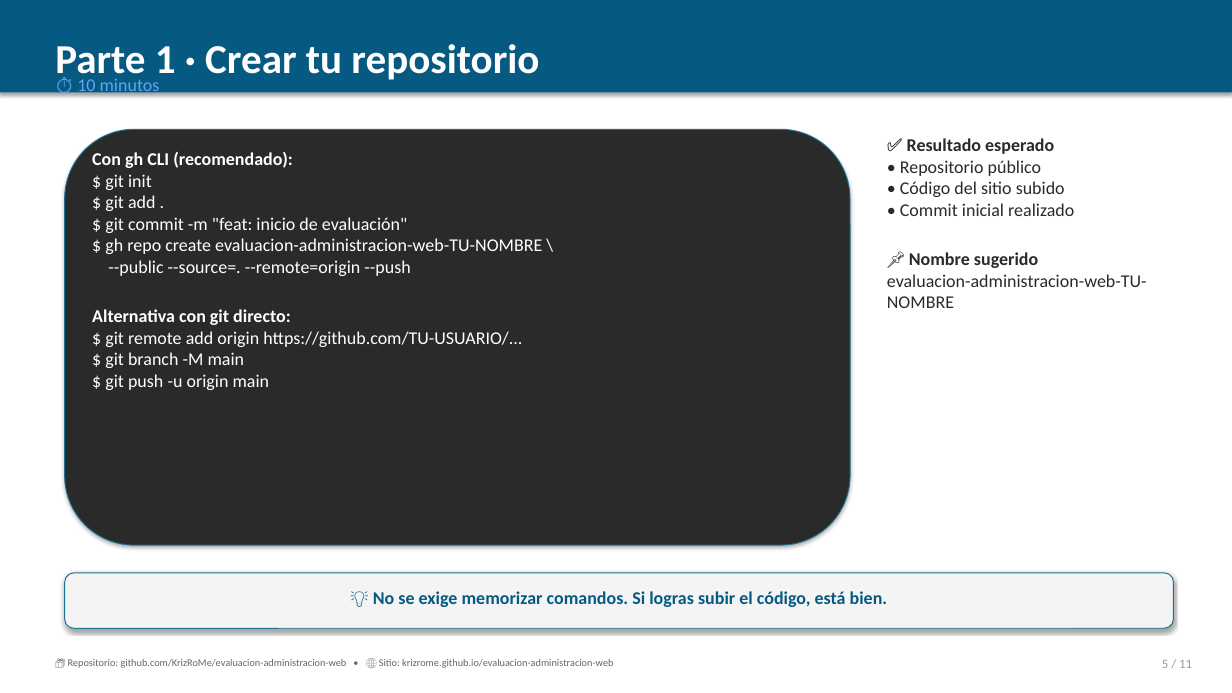
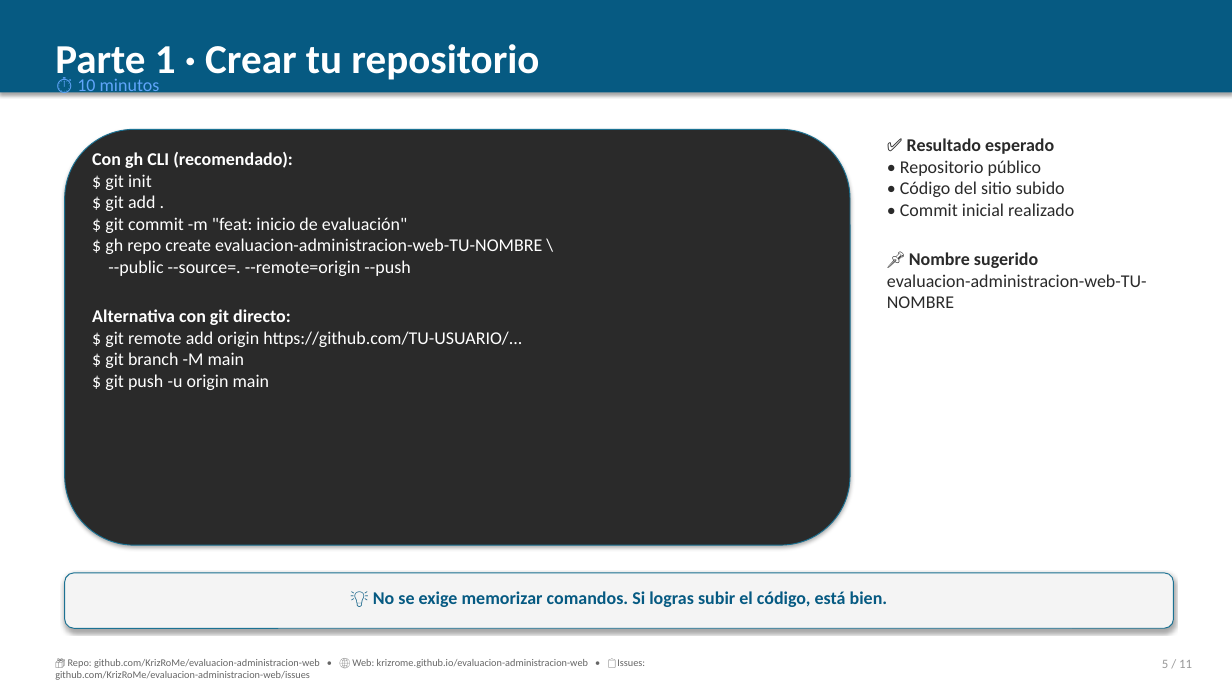
Before and after one commit to KrizRoMe/evaluacion-administracion-web, a slide deck: slide 5 of EVALUACION_PRACTICA_01.pptx. Drawn at 1232x693 pixels with LibreOffice and Linux fonts; fonts in the diff are those of the drawing. Boxes give left, top, right and bottom in pixels: in the first picture for what was removed or moved away, otherwise in the second. Text is boxed around its words. In the diff, an @@ line names an element or a change of style, - is before the commit and + after.

```diff
--- a/EVALUACION_PRACTICA_01.pptx
+++ b/EVALUACION_PRACTICA_01.pptx
@@ text at box(55, 659, 645, 680): text changed @@
-📦 Repositorio: github.com/KrizRoMe/evaluacion-administracion-web • 🌐 Sitio: krizrome.github.io/evaluacion-administracion-web
+📦 Repo: github.com/KrizRoMe/evaluacion-administracion-web • 🌐 Web: krizrome.github.io/evaluacion-administracion-web • 📋 Issues: github.com/KrizRoMe/evaluacion-administracion-web/issues
```
Also in this commit, not shown: 9 other slides changed, 1 slide added, 1 slide removed, 3 other files.
